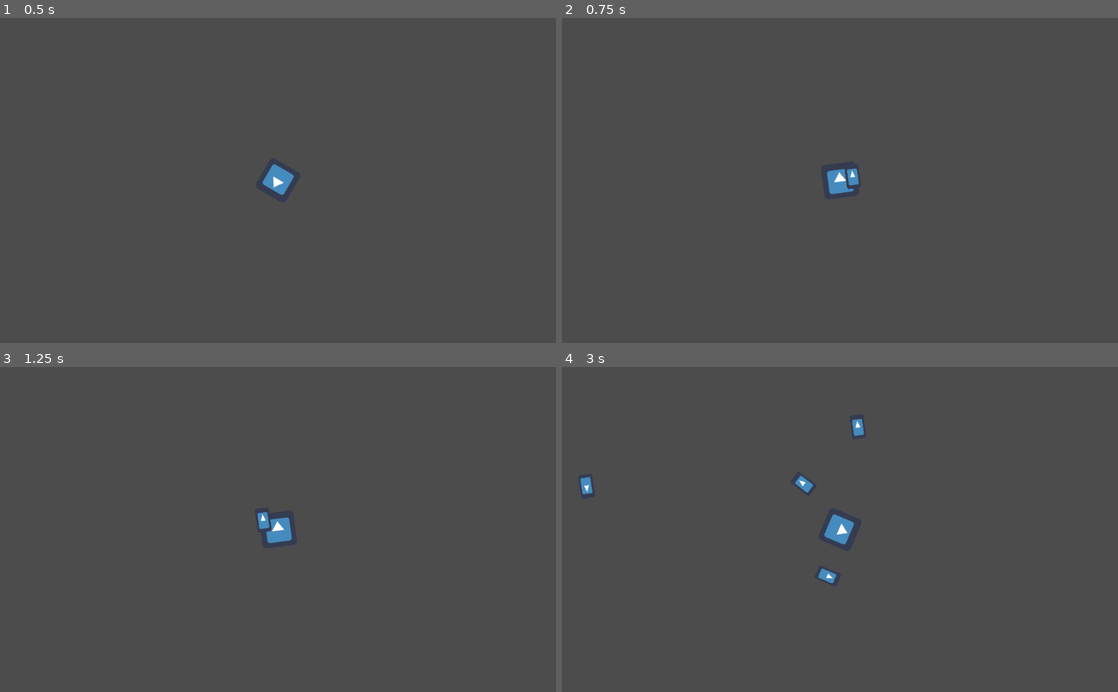
Above: before the commit, frames 1-4 (two rows, left to right).
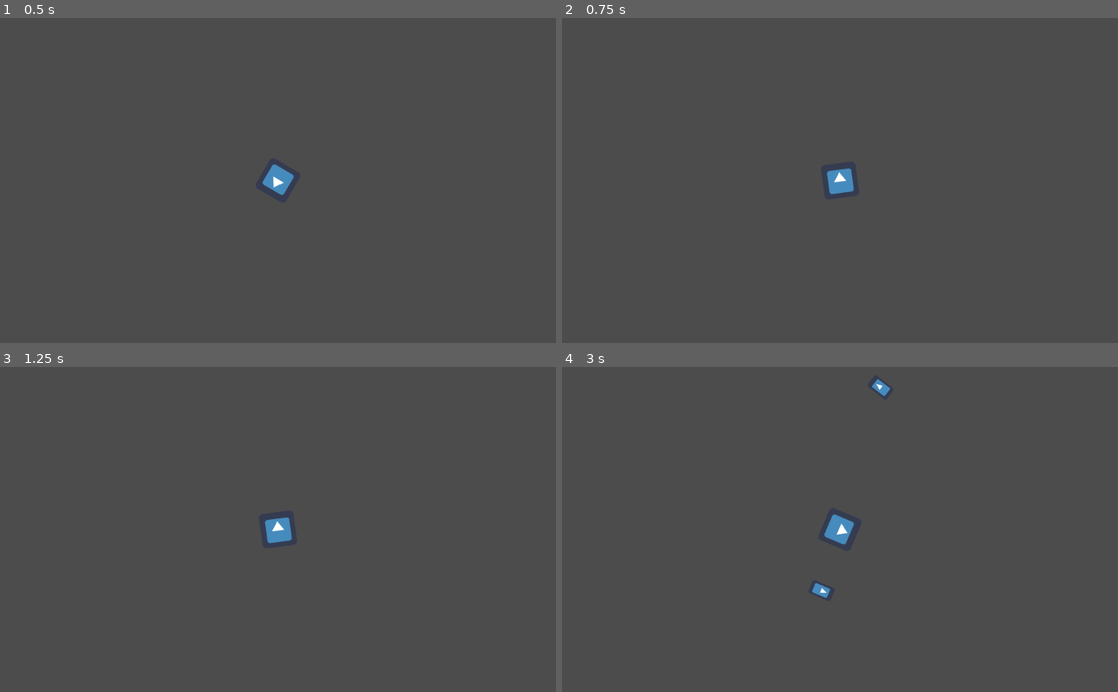
Above: after the commit, the same moments.

Repository: DarkVanityOfLight/Project75
Game: Godot game, scene res://Scenes/Player/Player.tscn
Same seed, same stepped clock (60 frames per second), same inputs: the game is played once before the commit and once after it. The project has no main scene, so this scene is started directly. The engine's default icon, where the game draws it, is replaced by a stand-in: a white triangle on a blue panel in a dark square.
Inputs (mouse positions are in pixels of both pictures, inside the frame that each line leads up to):
- Up to frame 1 (0.5 s): no input
- Up to frame 2 (0.75 s): tap Enter at 0.5 s; move the mouse to (962, 164) at 0.52 s; hold D (walk_right) from 0.53 s (still down); click (962, 164) at 0.6 s
- Up to frame 3 (1.25 s): keep holding D (walk_right)
- Up to frame 4 (3 s): move the mouse to (728, 545) at 1.27 s; release D (walk_right) at 1.28 s; hold S (walk_down) 1.28-2.03 s; click (728, 545) at 1.35 s; move the mouse to (895, 458) at 2.02 s; hold D (walk_right) 2.03-2.78 s; click (895, 458) at 2.1 s; move the mouse to (812, 594) at 2.77 s; hold W (walk_up) from 2.78 s (still down); click (812, 594) at 2.85 s

Frame 1 is identical in both runs. In frame 2, 0.1% of the frame differs, in the area x 50-54%, y 46-53%; in frame 3, 0.1%; in frame 4, 0.6%, in the area x 3-59%, y 3-72%.

Commit message:
feat: Remove bullets on collide

Diff:
--- a/Scenes/Bullet/Bullet.gd
+++ b/Scenes/Bullet/Bullet.gd
@@ -1,15 +1,12 @@
-extends Area2D
+extends KinematicBody2D
 
-var speed = 150
+const speed = 400
 
 func _ready():
 	pass
 
 func _physics_process(delta):
-	position += transform.x * speed * delta
+	var collision = move_and_collide(transform.x * speed * delta)
 
-func _on_Bullet_body_entered(body):
-	if body.is_in_group("enemy"):
-		body.queue_free()
-
-	queue_free()
+	if collision:
+		queue_free()
--- a/Scenes/Bullet/Bullet.tscn
+++ b/Scenes/Bullet/Bullet.tscn
@@ -5,7 +5,7 @@
 
 [sub_resource type="CapsuleShape2D" id=1]
 
-[node name="Node2D" type="Area2D"]
+[node name="Node2D" type="KinematicBody2D"]
 position = Vector2( 519.7, 280.615 )
 script = ExtResource( 1 )
 
